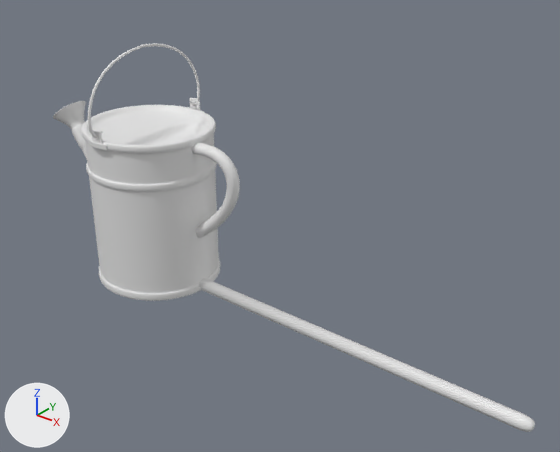
The Blender file Primeira_Sala/Estufa_Objetos.blend: old version first, new version second.
Rendered twice from a 50 mm camera at (6.4, -5.63, 4.67) aimed at (1.82, 0.1, 1.12). The axes (+X, +Y, +Z) are drawn at lower left. The lights are the same throughout. The same objects are shown in both versions, whatever each file hides.
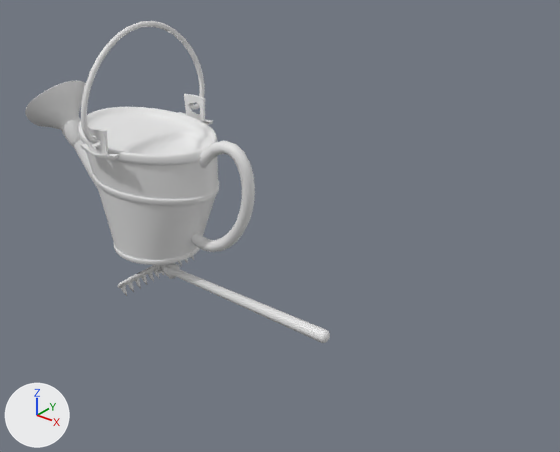
Where the change shows, as pixel boxes [x1, y1, x2, y2] in the pictures (560 x 452 px; the box of a moved part takes in the faces that stretch with it):
'Cylinder.001', reshaped (19% shorter): before [82, 105, 220, 301]; after [78, 107, 219, 265]
'Cylinder', reshaped: before [199, 278, 535, 432]; after [118, 255, 330, 343]
'NurbsPath', reshaped (30% wider, 18% taller): before [191, 143, 240, 238]; after [191, 140, 255, 252]
'Cylinder.002', reshaped: before [53, 101, 87, 159]; after [25, 80, 98, 189]
'NurbsPath.001', reshaped (11% wider, 28% taller): before [88, 43, 200, 138]; after [81, 21, 205, 143]
'Cube.001', reshaped (14% wider, 25% taller): before [88, 98, 204, 150]; after [81, 94, 213, 159]
part 1 of me_cylinder, rebuilt: before [199, 278, 535, 432]; after [118, 263, 330, 343]
part 2 of me_cylinder, moved or reshaped (not visible before): after [121, 255, 194, 296]

Diff of the bpy script that builds the scene:
```diff
--- a/Primeira_Sala/Estufa_Objetos.blend.py
+++ b/Primeira_Sala/Estufa_Objetos.blend.py
@@ me_cylinder @@
 # used by ob_cylinder; location = (0.0, 0.0, 0.0); scale = (1.35, 1.35, 1.35)
-me_cylinder.from_pydata(...)  # 176 vertices, 156 faces; spans x -0.03..3.52, y -0.46..0.0, z -0.07..0.12
+me_cylinder.from_pydata(...)  # 166 vertices, 148 faces; spans x -0.04..1.87, y -0.47..0.0, z -0.07..0.12
+# me_cylinder part 1: the loose piece of 98 vertices spanning x -0.03..3.52, y -0.46..0.0, z -0.01..0.12 is rebuilt with 88 vertices and now spans x -0.04..1.87, y -0.47..0.0, z -0.02..0.12
+# me_cylinder part 2: 8 vertices moved within x -0.03..0.0, y -0.43..-0.02, z -0.03..0.03; 70 vertices removed from x -0.03..0.01, y -0.43..-0.02, z -0.07..0.03; 70 vertices added at x -0.03..0.02, y -0.43..-0.02, z -0.07..0.03
@@ me_cylinder_002 @@
 # used by ob_cylinder_001; location = (0.0, 0.0, 0.0)
-me_cylinder_002.from_pydata(...)  # 157 vertices, 152 faces; spans x -0.84..0.85, y -0.82..0.82, z 0.0..1.89
+me_cylinder_002.from_pydata(...)  # 157 vertices, 152 faces; spans x -1.06..1.03, y -0.76..0.78, z 0.36..1.86
+# me_cylinder_002 part 3: 157 of 157 vertices moved; they spanned x -0.84..0.85, y -0.82..0.82, z 0.0..1.89 and now span x -1.06..1.03, y -0.76..0.78, z 0.36..1.86; mean shift (-0.02, 0.01, -0.01); largest move (0.0, -0.81, 0.0) -> (0.01, -0.57, 0.36)
@@ me_cylinder_003 @@
 # used by ob_cylinder_002; location = (0.0, 0.0, 0.0)
-me_cylinder_003.from_pydata(...)  # 105 vertices, 100 faces; spans x -1.64..-0.45, y -0.25..0.25, z 0.41..1.92
+me_cylinder_003.from_pydata(...)  # 105 vertices, 100 faces; spans x -1.94..-0.48, y -0.54..0.52, z 0.42..2.15
+# me_cylinder_003 part 4: 105 of 105 vertices moved; they spanned x -1.64..-0.45, y -0.25..0.25, z 0.41..1.92 and now span x -1.94..-0.48, y -0.54..0.52, z 0.42..2.15; mean shift (-0.16, 0.0, 0.02); largest move (-1.45, -0.25, 1.77) -> (-1.67, -0.54, 1.87)
@@ me_cube_004 @@
 # used by ob_cube_001; location = (0.0, 0.0, 0.0)
-me_cube_004.from_pydata(...)  # 36 vertices, 34 faces; spans x -0.142..0.15, y -0.777..-0.709, z 1.821..2.002
+me_cube_004.from_pydata(...)  # 36 vertices, 34 faces; spans x -0.272..0.279, y -0.801..-0.688, z 1.73..2.034
+# me_cube_004 part 5: 36 of 36 vertices moved; they spanned x -0.142..0.15, y -0.777..-0.709, z 1.821..2.002 and now span x -0.272..0.279, y -0.801..-0.688, z 1.73..2.034; mean shift (0.0, -0.005, -0.065); largest move (0.15, -0.748, 1.872) -> (0.279, -0.754, 1.784)
@@ cu_nurbspath @@
 _sp = cu_nurbspath.splines.new('NURBS'); _sp.points.add(4)
-_sp.points.foreach_set('co', [0.701, 0.0, 1.753, 1.0, 1.325, 0.0, 1.859, 1.0, 1.354, 0.0, 1.484, 1.0, 1.355, 0.0, 1.152, 1.0, 0.618, 0.0, 0.68, 1.0])
+_sp.points.foreach_set('co', [0.731, 0.0, 1.509, 1.0, 1.48, 0.00284, 2.635, 1.0, 1.998, 0.0251, 1.051, 1.0, 0.923, 0.04, 0.333, 1.0, 0.618, 0.0, 0.68, 1.0])
 _sp.order_u = 5
@@ cu_nurbspath_001 @@
 _sp = cu_nurbspath_001.splines.new('NURBS'); _sp.points.add(4)
-_sp.points.foreach_set('co', [0.00454, 0.0, 2.762, 1.0, 0.00454, -0.699, 2.726, 1.0, 0.00454, -0.941, 2.322, 1.0, 0.00454, -0.839, 1.757, 1.0, 0.00454, -0.668, 1.976, 1.0])
+_sp.points.foreach_set('co', [0.00454, 0.0, 2.991, 1.0, -0.00241, -0.677, 2.988, 1.0, -0.00221, -1.148, 2.169, 1.0, 0.00454, -0.839, 1.729, 1.0, 0.00454, -0.668, 1.947, 1.0])
 _sp.points.foreach_set('radius', [0.226, 0.226, 0.226, 0.226, 0.226])
@@ cu_nurbspath_001 @@
 cu_nurbspath_001.bevel_resolution = 2
-cu_nurbspath_001.bevel_depth = 0.07
+cu_nurbspath_001.bevel_depth = 0.14
 cu_nurbspath_001.resolution_u = 4
```
